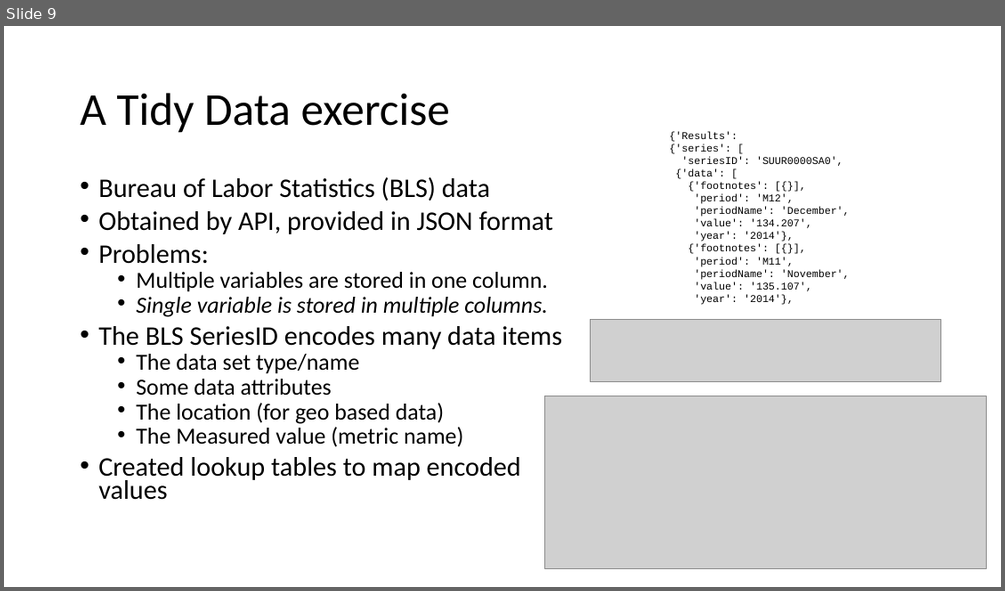
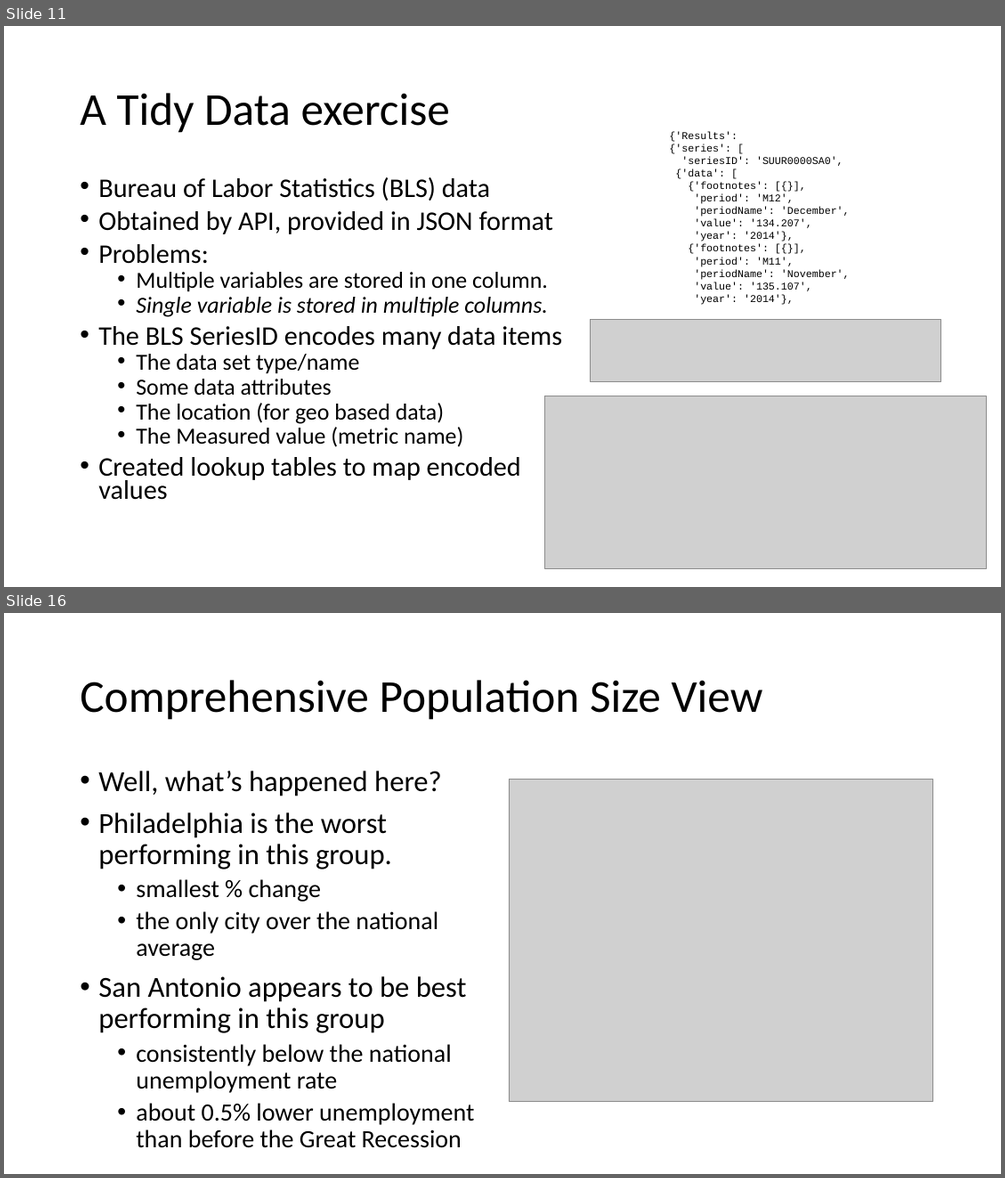
Before and after one commit to muftring/iu-datavis, a slide deck: project/mid-term-presentation.pptx. Shown one above the other, each under a label of ours: slide 9 before the commit, slides 11 and 16 after it; the slides between them are not shown. The pictures are 1005x591 and 1005x1178 pixels, drawn with LibreOffice and Linux fonts; fonts in the diff are those of the drawing; grey boxes stand for pictures. Boxes give left, top, right and bottom in pixels: in the first picture for what was removed or moved away, otherwise in the second. Text is boxed around its words. In the diff, an @@ line names an element or a change of style, - is before the commit and + after.

Commit message:
Mid-term presentation: unemployment by geo-region, by city population

```diff
--- a/project/mid-term-presentation.pptx
+++ b/project/mid-term-presentation.pptx
@@ slide 16 added at <box>4,613,1001,1174</box>, background #FFFFFF @@
@@ title added at <box>80,680,763,720</box>, 44 pt, text #000000 @@
+Comprehensive Population Size View
@@ text added at <box>98,771,474,1148</box>, 24 pt, text #000000 @@
+• Well, what’s happened here?
+• Philadelphia is the worst performing in this group.
+  • smallest % change
+  • the only city over the national average
+• San Antonio appears to be best performing in this group
+  • consistently below the national unemployment rate
+  • about 0.5% lower unemployment than before the Great Recession
@@ picture added at <box>509,779,933,1102</box> @@
@@ what was slide 9 is now slide 11 @@
```
Also in this commit, not shown: 4 slides changed, 3 other slides added, 4 slides removed, 14 other files.
